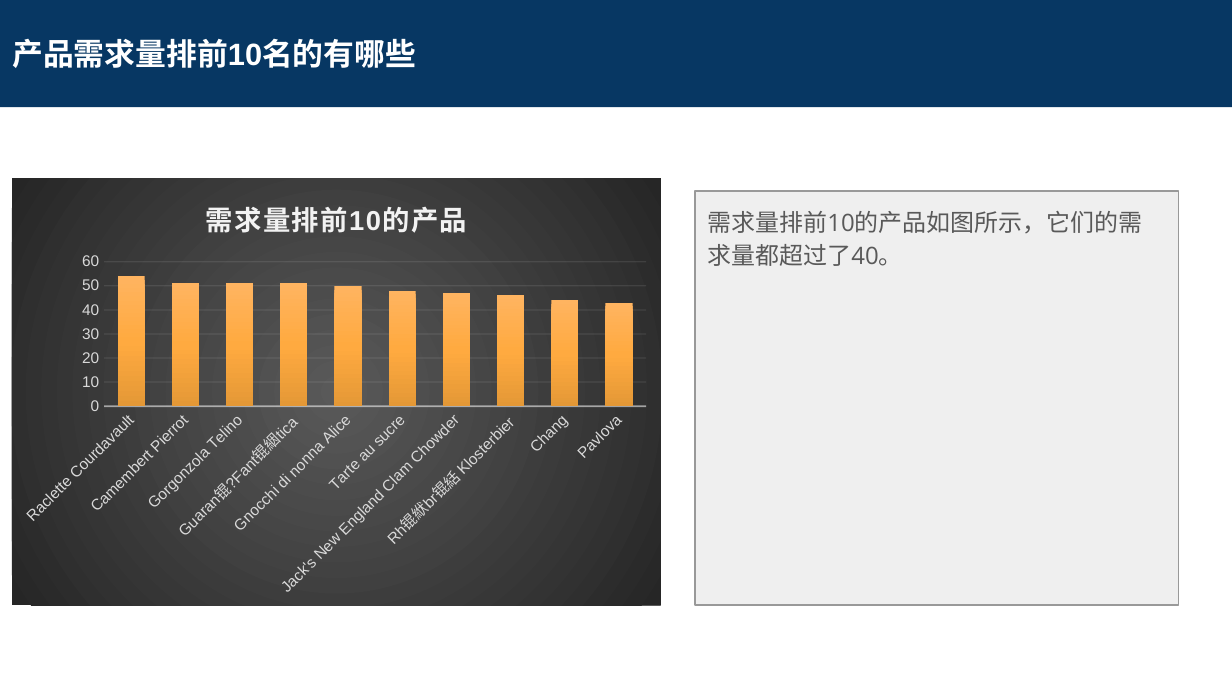
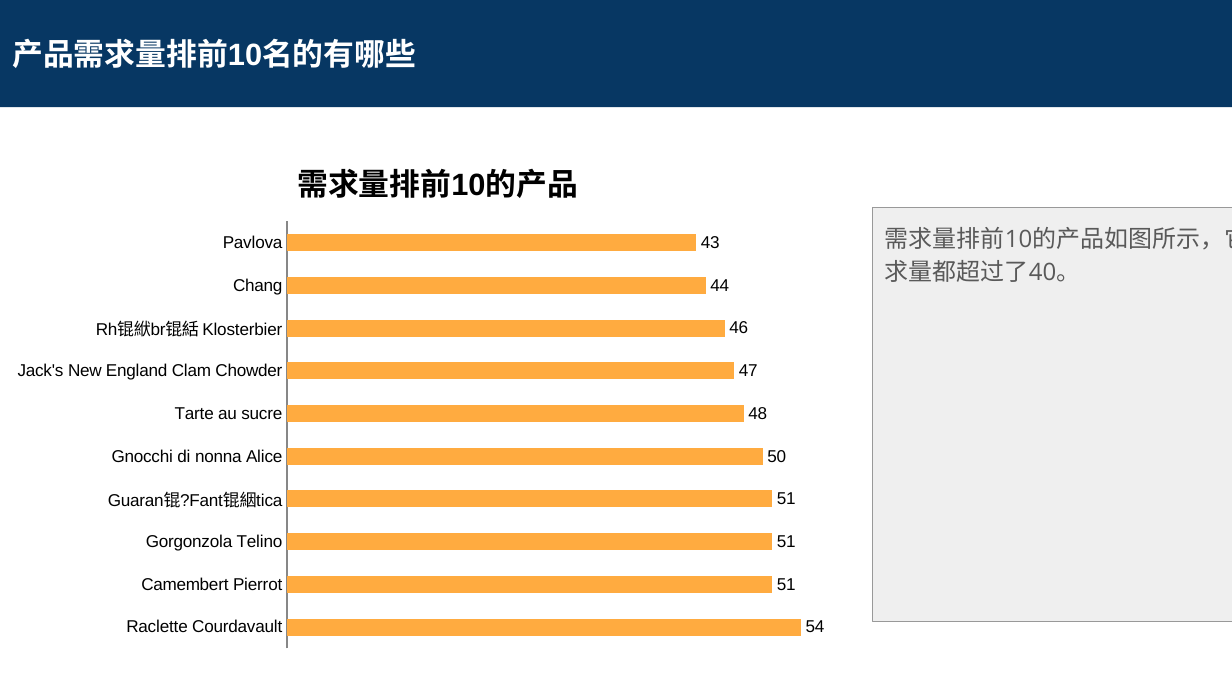
Before and after one commit to leesper/become-business-analyst, a slide deck: slide 9 of P4_CreateReportDB/SQL Project Submission.pptx. Drawn at 1232x693 pixels with LibreOffice and Linux fonts; fonts in the diff are those of the drawing. Boxes give left, top, right and bottom in pixels: in the first picture for what was removed or moved away, otherwise in the second. Text is boxed around its words. In the diff, an @@ line names an element or a change of style, - is before the commit and + after.

Commit message:
fix data viz

```diff
--- a/P4_CreateReportDB/SQL Project Submission.pptx
+++ b/P4_CreateReportDB/SQL Project Submission.pptx
@@ column chart at (x1=0, y1=137, x2=875, y2=659) @@
@@ column chart to bar chart @@
@@ title "需求量排前10的产品 " to "需求量排前10的产品" @@
@@ colour of Series 1 gradient #FFB461 to #FFAB40 to #E59837 to #FFAB40 @@
@@ data labels of Series 1 added @@
@@ category axis changed @@
@@ value axis changed @@
@@ bar spacing changed @@
@@ background changed @@
@@ bar chart resized from (x1=12, y1=179, x2=662, y2=605) to (x1=0, y1=137, x2=875, y2=659) @@
@@ rectangle removed at (x1=48, y1=191, x2=662, y2=605) @@
-<visualization>
@@ text "需求量排前10的产品如图所示，它们的需求量都超过了40。" resized from (x1=695, y1=191, x2=1179, y2=605) to (x1=872, y1=207, x2=1232, y2=621) @@
```
Also in this commit, not shown: 13 other slides changed, 15 other files.
